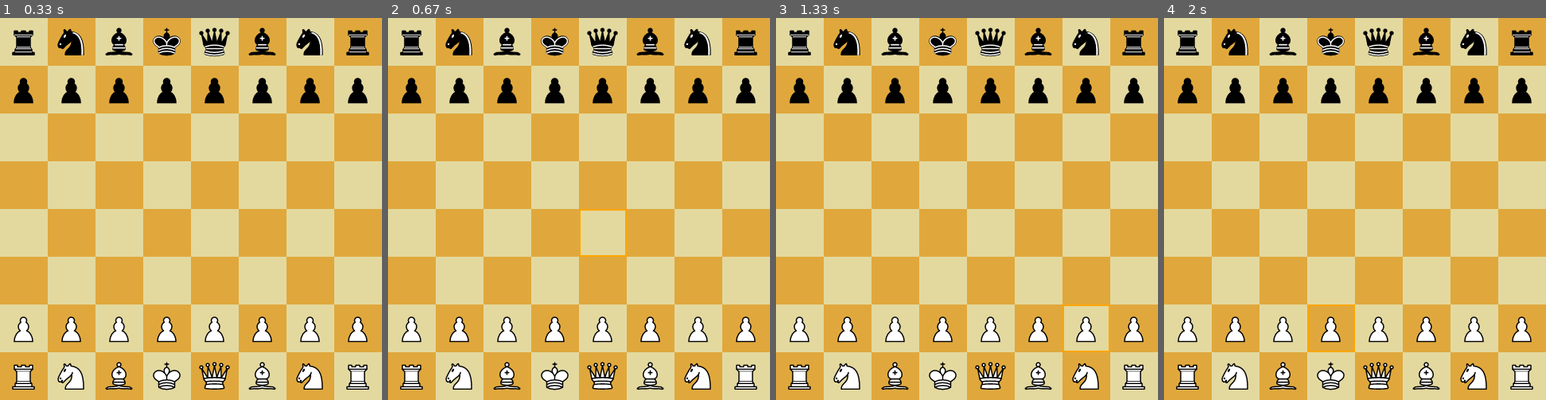
Above: before the commit, frames 1-4 (left to right).
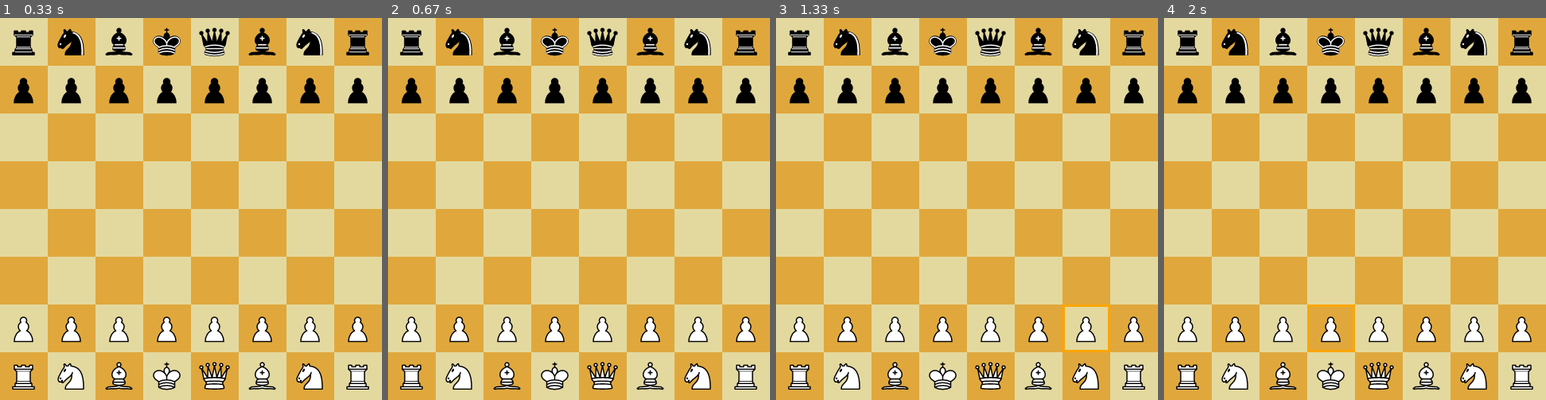
Above: after the commit, the same moments.

Repository: kvbo/pygame-chess
Game: pygame game, started from main.py
Same seed, same stepped clock (60 frames per second), same inputs: the game is played once before the commit and once after it.
Inputs (mouse positions are in pixels of both pictures, inside the frame that each line leads up to):
- Up to frame 1 (0.33 s): no input
- Up to frame 2 (0.67 s): click (579, 209) at 0.38 s
- Up to frame 3 (1.33 s): click (1104, 342) at 1.22 s
- Up to frame 4 (2 s): click (1255, 67) at 1.55 s; click (1335, 308) at 1.88 s

Frame 1 is identical in both runs. In frame 2, 0.2% of the frame differs, in the area x 50-63%, y 50-63%; in frame 3, 0.1%; in frame 4, 0.1%.

Commit message:
added sounds

Diff:
--- a/game.py
+++ b/game.py
@@ -1,9 +1,31 @@
 from piece import Pawn, King, Queen, Bishop, Rook, Knight
 from lib import constants, g_types
-from typing import List
+from typing import List, Dict
 import pygame
 from copy import copy
-from utils import warp, timing
+from utils import warp, timing, normalize
+import mixins
+
+
+class SFXMixin:
+  SFX: Dict[str, pygame.mixer.Sound | None ] = {}
+
+  def add_sound(self, name, fp):
+    try:
+      sound = pygame.mixer.Sound(fp)
+      self.SFX[name] = sound
+
+    except:
+      print(f"{fp}:  File not found")
+
+
+  def play_sound(self, name):
+    s = self.SFX.get(name, None)
+    if s:
+      s.play()
+
+  def remove_sound(self, name):
+    del self.SFX[name]
 
 
 class Square(pygame.Surface):
@@ -52,40 +74,35 @@
     # Copy necessary attributes
     new_square.rect = copy(self.rect)
     new_square.piece = self.piece.copy() if self.piece else None
-    new_square.color = self.color  # If color is immutable, no need for deep copy
-    new_square.highlight = self.highlight  # Same for highlight
-
-    # If needed, manually copy the surface content
+    new_square.color = self.color
+    new_square.highlight = self.highlight
+
     new_square.blit(self, (0, 0))
 
     return new_square
 
 
-class CopyBoardMixin:
-  def copy_board(self) -> List[List[Square]]:
-    copied_board = []
-    for row in self.board:
-      copied_row = []
-      for square in row:
-        # Deep copy each Square instance in the board
-        copied_square = square.copy()
-        copied_row.append(copied_square)
-      copied_board.append(copied_row)
-    return copied_board
-
-
-class Game(CopyBoardMixin):
+class Game(mixins.CopyBoardMixin, mixins.GameplayMixin, SFXMixin):
   def __init__(self, screen):
     self.screen = screen
     self.setup()
+
+    sounds: List[str] = [ "./assets/move.ogg", "./assets/illegal.wav", "./assets/capture.wav", "./assets/check.wav" ]
+
+    for i in sounds:
+      fp = i
+      name = i.split("/")[2][0:-4]
+      self.add_sound(name, fp)
+
 
   def setup(self):
     self.board: List[List[Square]] = []
     self.pre_action = None
     self.post_action = None
-    self._moves_count = 0
     self.promote_menu = None
     self.promote_at = None
+    self.turn = "white"
+    self._moves_count = 1
     self.selected = []
     self._king_tiles = {
       "white": None,
@@ -93,11 +110,11 @@
     }
 
     self.highlight_square = [0, 0]
-    self.should_highlight = False
+    self._should_highlight = False
     self.playing = []
 
     c = [constants.SQUARE_LIGHT, constants.SQUARE_DARK]
-    alpha = "A|B|C|D|E|F|G|H".split("|")
+    alpha = "a|b|c|d|e|f|g|h".split("|")
     numeric = "1|2|3|4|5|6|7|8".split("|")
 
     for i in range(0, 8):
@@ -109,25 +126,13 @@
       self.board.append(col)
       c.reverse()
 
-
-  def add_to_played(self, square):
-    if len(self.playing) == 0 and square.piece != None:
-      self.playing.append(square)
-
-    elif len(self.playing) == 1:
-      if square.piece != None and self.playing[0].piece.turn == square.piece.turn:
-        self.playing.clear()
-
-      self.playing.append(square)
-
-    else:
-      self.playing.clear()
-
-  def update(self):
-    if len(self.playing) > 1:
-      self.move_piece(*self.playing)
-      self.should_highlight = False
-      self.playing.clear()
+  @property
+  def should_highlight(self):
+    return self._should_highlight
+
+  @should_highlight.setter
+  def should_highlight(self, value):
+    self._should_highlight = value
 
   @property
   def king_tiles(self) -> dict:
@@ -140,11 +145,9 @@
 
     self._king_tiles[value.piece.turn] = value
 
-
-
   def promotion_page(self, tile):
     if self.promote_menu == None:
-      clr = "#E3D99F"
+      clr = constants.SQUARE_LIGHT
       surface = pygame.Surface((constants.SQUARE_WIDTH * 8, constants.SQUARE_HEIGHT * 8))
       surface.fill(clr)
 
@@ -176,6 +179,8 @@
 
 
   def draw(self) -> None:
+    self.update()
+
     if bool(self.promote_at):
       surface = self.promotion_page(self.promote_at)
       self.screen.blit(surface, [0, 0])
@@ -195,7 +200,7 @@
         self.screen,
         constants.SQUARE_SECONDARY_HIGHLIGHT,
         [self.highlight_square[0], self.highlight_square[1], constants.SQUARE_WIDTH, constants.SQUARE_HEIGHT],
-        2,
+        3
       )
 
   def get_square(self, x, y) -> Square | None:
@@ -204,14 +209,16 @@
 
     return self.board[x][y]
 
-
   @property
   def moves_count(self):
     return self._moves_count
 
   @moves_count.setter
   def moves_count(self, value):
-    self.turn = warp(self.moves_count ,2)
+    _ = ["white", "black"]
+
+    self.turn = _[ warp(self.moves_count, 2 )]
+    print(self.turn, self.moves_count, warp(self.moves_count, 2 ) )
     self._moves_count = value
 
   def init(self):
@@ -238,187 +245,24 @@
           self.king_tiles = s
 
 
-  def move_piece(self, obj_1, obj_2, **kwargs):
-    piece_to_remove = None
-
-    if obj_2.piece == None or obj_2.piece.turn != obj_1.piece.turn:
-      is_legal = False
-
-      for move in obj_1.piece.moves:
-        is_legal = move.check(obj_1, obj_2, game=self)
-
-        if is_legal:
-          print(f"{move}: {obj_1} to {obj_2}" )
-          break
-
-      if is_legal:
-        temp_board = self.copy_board()
-
-        piece_to_move   = obj_1.remove_piece()
-        piece_to_remove = obj_2.add_piece(piece_to_move)
-
-        if self.pre_action != None:
-          self.pre_action()
-          self.pre_action = None
-
-        # check if move exposes king of current player
-        turn = piece_to_move.turn
-        other = "white" if turn == "black" else "black"
-
-        if len(self.fchecker(self.king_tiles[turn])) > 0:
-          self.board = temp_board
-          self.print_board()
-          self.fchecker(self.king_tiles[turn])
-
-        else:
-          piece_to_move.num_of_moves += 1
-          self.moves_count += 1
-
-          if self.post_action != None:
-            self.post_action()
-            self.post_action = None
-
-          self.fchecker(self.king_tiles[other])
-
-    return piece_to_remove
-
-
-  def print_board(self):
-    string = ""
-    c = 0
-    while c < 8:
-      r = 0
-      while r < 8:
-        piece =  self.board[r][c].piece
-        if piece:
-          if piece.ptype == g_types.PieceType.KING:
-            self.king_tiles = self.board[r][c]
-          p = f" {piece.notation} "
-        else:
-          p = " - "
-        string += p
-        r += 1
-      string += "\n"
-      c += 1
-
-    print(string)
-
-
-  @timing
-  def fchecker(self, king_square: Square):
-    [ i.set_highlight(None) for k, i in self.king_tiles.items() ]
-
-    for i in self.selected:
-      i.set_highlight(None)
-
-    self.selected = []
-
-    def func(step_count, tuple_to_check , x = None, y = None, ):
-      cord  = (
-        x if x is not None and x >= 0 else king_square.x,
-        y if y is not None and y >= 0 else king_square.y
-      )
-      square = self.get_square(*cord)
-
-      if square.piece != None:
-        if square.piece.turn == king_square.piece.turn:
-          return True
-
-        elif square.piece.ptype not in tuple_to_check:
-          return True
-
-        if (step_count == 1 and square.piece.ptype in tuple_to_check[:2]) \
-          or square.piece.ptype in tuple_to_check[2:]:
-
-          self.selected.append(square)
-          return True
-
-      square.highlight = None
-      return False
-
-    track = [ False ] * 8
-
-    step_count = 1
-
-    straights = [g_types.PieceType.KING, g_types.PieceType.KING, g_types.PieceType.QUEEN, g_types.PieceType.ROOK ]
-    diagonals = [g_types.PieceType.PAWN, g_types.PieceType.KING, g_types.PieceType.QUEEN, g_types.PieceType.BISHOP ]
-
-    while False in track:
-      ypos = king_square.y + step_count
-      xpos = king_square.x + step_count
-      yneg = king_square.y - step_count
-      xneg = king_square.x - step_count
-
-      # straights
-      if not track[0] and ypos < 8:
-        track[0] = func(step_count, straights, y=ypos)
+  def poll(self, event: pygame.event.Event):
+    if event.type == pygame.KEYUP:
+      if event.key == pygame.K_r:
+        self.setup()
+        self.init()
+
+    if event.type == pygame.MOUSEBUTTONDOWN:
+      previously_highlighted_square = self.highlight_square
+      self.highlight_square = normalize(pygame.mouse.get_pos())
+
+
+      if previously_highlighted_square == self.highlight_square and self.should_highlight:
+        self.should_highlight = False
+
+      elif self.promote_at:
+
+        self.promote(normalize(pygame.mouse.get_pos(), to_pos=True))
+
       else:
-        track[0] = True
-
-      if not track[1] and yneg >= 0:
-        track[1] = func(step_count, straights, y=yneg)
-      else:
-        track[1] = True
-
-      if not track[2] and xpos < 8:
-        track[2] = func(step_count, straights, x=xpos)
-      else:
-        track[2] = True
-
-      if not track[3] and xneg >= 0:
-        track[3] = func(step_count, straights, x=xneg)
-      else:
-        track[3] = True
-
-
-      # diagonals
-      if not track[4] and ypos < 8 and xpos < 8:
-        track[4] = func(step_count, diagonals, x=xpos, y=ypos)
-      else:
-        track[4] = True
-
-      if not track[5] and yneg >= 0 and xneg >= 0:
-        track[5] = func(step_count, diagonals, x=xneg, y=yneg)
-      else:
-        track[5] = True
-
-      if not track[6] and xpos < 8 and yneg >= 0 :
-        track[6] = func(step_count, diagonals, x=xpos, y=yneg)
-      else:
-        track[6] = True
-
-      if not track[7] and xneg >= 0 and ypos < 8:
-        track[7] = func(step_count, diagonals, x=xneg, y=ypos)
-      else:
-        track[7] = True
-
-      step_count += 1
-
-    # check_knights
-    squares = [
-      [1, 2], [1, -2], [2, 1], [2, -1],
-      [-1, -2], [-1, 2], [-2, 1], [-2, -1]
-    ]
-
-    for cords in squares:
-      square = self.get_square(king_square.x + cords[0], king_square.y + cords[1])
-      if square is None :
-        continue
-
-      if square.piece == None:
-        square.highlight = None
-        continue
-
-      if square.piece.turn != king_square.piece.turn and square.piece.ptype == g_types.PieceType.KNIGHT:
-        self.selected.append(square)
-
-
-    for i in self.selected:
-      i.set_highlight(constants.SQUARE_HIGHLIGHT)
-
-      print("check at: ", i)
-
-    if len(self.selected):
-      king_square.set_highlight(constants.SQUARE_HIGHLIGHT)
-
-    return self.selected
+        square = self.get_square(*normalize(pygame.mouse.get_pos(), to_pos=True))
+        self.add_to_played(square)
--- a/lib/piece.py
+++ b/lib/piece.py
@@ -44,7 +44,7 @@
     new_piece.rect = new_piece.surface.get_rect()
     new_piece.notation =  self.notation
 
-    if self.ptype == "PAWN":
+    if self.ptype == g_types.PieceType.PAWN:
       new_piece.enpassantable = self.enpassantable
       new_piece.snapshot = self.snapshot
 
--- a/main.py
+++ b/main.py
@@ -2,20 +2,9 @@
 from lib.g_types import Pos
 from lib import constants
 from typing import List, Tuple
-from game import Game, Square
-import math
+from game import Game
 import pygame
 
-
-def normalize(pos: Tuple, to_pos=False):
-  left = math.floor(pos[0] / constants.SQUARE_WIDTH)
-  top =math.floor(pos[1] / constants.SQUARE_HEIGHT)
-
-  if not to_pos:
-    left *= constants.SQUARE_WIDTH
-    top *= constants.SQUARE_HEIGHT
-
-  return (left, top)
 
 playing = []
 
@@ -35,31 +24,10 @@
       if event.type == pygame.QUIT:
         running = False
 
-      if event.type == pygame.KEYUP:
-        if event.key == pygame.K_r:
-          game.setup()
-          game.init()
+      game.poll(event)
 
-      if event.type == pygame.MOUSEBUTTONDOWN:
-        previously_highlighted_square = game.highlight_square
-        game.highlight_square = normalize(pygame.mouse.get_pos())
-
-        if previously_highlighted_square == game.highlight_square and game.should_highlight:
-          game.should_highlight = False
-
-        elif game.promote_at:
-          game.promote(normalize(pygame.mouse.get_pos(), to_pos=True))
-        else:
-          game.should_highlight = True
-
-          square = game.get_square(*normalize(pygame.mouse.get_pos(), to_pos=True))
-          game.add_to_played(square)
-
-    game.update()
     game.draw()
-
     pygame.display.flip()
-
     clock.tick(60)
 
   pygame.quit()
--- /dev/null
+++ b/mixins.py
@@ -0,0 +1,245 @@
+from lib import g_types, constants
+
+
+class CopyBoardMixin:
+  def copy_board(self):
+    copied_board = []
+    for row in self.board:
+      copied_row = []
+      for square in row:
+        # Deep copy each Square instance in the board
+        copied_square = square.copy()
+        copied_row.append(copied_square)
+      copied_board.append(copied_row)
+    return copied_board
+
+
+class GameplayMixin:
+  def move_piece(self, obj_1, obj_2, **kwargs):
+    piece_to_remove = None
+
+    if obj_2.piece == None or obj_2.piece.turn != obj_1.piece.turn:
+      is_legal = False
+
+      for move in obj_1.piece.moves:
+        is_legal = move.check(obj_1, obj_2, game=self)
+
+        if is_legal:
+          print(f"{move}: {obj_1} to {obj_2}" )
+          break
+
+      if is_legal:
+        temp_board = self.copy_board()
+
+        piece_to_move   = obj_1.remove_piece()
+        piece_to_remove = obj_2.add_piece(piece_to_move)
+
+        if self.pre_action != None:
+          self.pre_action()
+          self.pre_action = None
+
+        # check if move exposes king of current player
+        turn = piece_to_move.turn
+        other = "white" if turn == "black" else "black"
+
+        if len(self.fchecker(self.king_tiles[turn])) > 0:
+          self.board = temp_board
+          self.print_board()
+          # self.fchecker(self.king_tiles[turn])
+
+          self.play_sound("illegal")
+
+        else:
+          piece_to_move.num_of_moves += 1
+          self.moves_count = self.moves_count + 1
+
+          if self.post_action != None:
+            self.post_action()
+            self.post_action = None
+
+          self.play_sound("capture") if piece_to_remove else self.play_sound("move")
+
+          if len(self.fchecker(self.king_tiles[other])):
+            self.play_sound("check")
+
+    return piece_to_remove
+
+
+  def add_to_played(self, square):
+    self.should_highlight = True
+
+    if len(self.playing) == 0 :
+      if square.piece != None and square.piece.turn == self.turn:
+        self.playing.append(square)
+
+        return
+
+      self.should_highlight = False
+      self.playing.clear()
+
+
+    elif len(self.playing) == 1:
+      if square.piece != None and self.playing[0].piece.turn == square.piece.turn:
+        self.playing.clear()
+
+      self.playing.append(square)
+      return
+
+    self.playing.clear()
+
+
+  def update(self):
+    if len(self.playing) > 1:
+      self.move_piece(*self.playing)
+      self.should_highlight = False
+      self.playing.clear()
+
+
+  def print_board(self):
+    string = ""
+    c = 0
+    while c < 8:
+      r = 0
+      while r < 8:
+        piece =  self.board[r][c].piece
+        if piece:
+          if piece.ptype == g_types.PieceType.KING:
+            self.king_tiles = self.board[r][c]
+          p = f" {piece.notation} "
+        else:
+          p = " - "
+        string += p
+        r += 1
+      string += "\n"
+      c += 1
+
+    print(string)
+
+
+  def fchecker(self, king_square):
+    [ i.set_highlight(None) for k, i in self.king_tiles.items() ]
+
+    for i in self.selected:
+      i.set_highlight(None)
+
+    self.selected = []
+
+    def func(step_count, tuple_to_check , x = None, y = None, ):
+      cord  = (
+        x if x is not None and x >= 0 else king_square.x,
+        y if y is not None and y >= 0 else king_square.y
+      )
+      square = self.get_square(*cord)
+      square.highlight = None
+
+      if square.piece != None:
+        if square.piece.turn == king_square.piece.turn:
+          return True
+
+        elif square.piece.ptype not in tuple_to_check:
+          return True
+
+        if step_count == 1 and square.piece.ptype in tuple_to_check[:2]:
+          if square.piece.ptype == g_types.PieceType.PAWN:
+
+            dir = -1 if square.piece.turn == "black" else 1
+            if king_square.y - square.y != dir:
+              self.selected.append(square)
+              return True
+
+          else:
+            self.selected.append(square)
+          return True
+
+        if square.piece.ptype in tuple_to_check[2:]:
+          self.selected.append(square)
+          return True
+
+      return False
+
+    track = [ False ] * 8
+
+    step_count = 1
+
+    straights = [g_types.PieceType.KING, g_types.PieceType.KING, g_types.PieceType.QUEEN, g_types.PieceType.ROOK ]
+    diagonals = [g_types.PieceType.PAWN, g_types.PieceType.KING, g_types.PieceType.QUEEN, g_types.PieceType.BISHOP ]
+
+    while False in track:
+      ypos = king_square.y + step_count
+      xpos = king_square.x + step_count
+      yneg = king_square.y - step_count
+      xneg = king_square.x - step_count
+
+      # straights
+      if not track[0] and ypos < 8:
+        track[0] = func(step_count, straights, y=ypos)
+      else:
+        track[0] = True
+
+      if not track[1] and yneg >= 0:
+        track[1] = func(step_count, straights, y=yneg)
+      else:
+        track[1] = True
+
+      if not track[2] and xpos < 8:
+        track[2] = func(step_count, straights, x=xpos)
+      else:
+        track[2] = True
+
+      if not track[3] and xneg >= 0:
+        track[3] = func(step_count, straights, x=xneg)
+      else:
+        track[3] = True
+
+
+      # diagonals
+      if not track[4] and ypos < 8 and xpos < 8:
+        track[4] = func(step_count, diagonals, x=xpos, y=ypos)
+      else:
+        track[4] = True
+
+      if not track[5] and yneg >= 0 and xneg >= 0:
+        track[5] = func(step_count, diagonals, x=xneg, y=yneg)
+      else:
+        track[5] = True
+
+      if not track[6] and xpos < 8 and yneg >= 0 :
+        track[6] = func(step_count, diagonals, x=xpos, y=yneg)
+      else:
+        track[6] = True
+
+      if not track[7] and xneg >= 0 and ypos < 8:
+        track[7] = func(step_count, diagonals, x=xneg, y=ypos)
+      else:
+        track[7] = True
+
+      step_count += 1
+
+    # check_knights
+    squares = [
+      [1, 2], [1, -2], [2, 1], [2, -1],
+      [-1, -2], [-1, 2], [-2, 1], [-2, -1]
+    ]
+
+    for cords in squares:
+      square = self.get_square(king_square.x + cords[0], king_square.y + cords[1])
+      if square is None :
+        continue
+
+      if square.piece == None:
+        square.highlight = None
+        continue
+
+      if square.piece.turn != king_square.piece.turn and square.piece.ptype == g_types.PieceType.KNIGHT:
+        self.selected.append(square)
+
+
+    for i in self.selected:
+      i.set_highlight(constants.SQUARE_HIGHLIGHT)
+
+      print("check at: ", i)
+
+    if len(self.selected):
+      king_square.set_highlight(constants.SQUARE_HIGHLIGHT)
+
+    return self.selected
--- a/moves.py
+++ b/moves.py
@@ -93,7 +93,7 @@
       and new_tile.piece == None \
       and tile.piece \
       and tile.piece.ptype == g_types.PieceType.PAWN \
-      and tile.piece.enpassantable\
+      and tile.piece.enpassantable \
       and tile.piece.snapshot == kwargs["game"].moves_count:
 
       kwargs["game"].post_action = lambda: PawnEnpassantCapture.remove_captured(tile)
--- a/piece.py
+++ b/piece.py
@@ -12,6 +12,7 @@
     self.enpassantable = False
     self.snapshot = None
     self.notation = "p"
+
     super().__init__(g_types.PieceType.PAWN, f"./assets/Chess_p{ext[turn]}45.svg", [
       PawnBasic,
       PawnLeap,
--- a/utils.py
+++ b/utils.py
@@ -1,5 +1,9 @@
 from functools import wraps
 from time import time
+from typing import List, Tuple
+import math
+from lib import constants
+
 
 def warp(val, max_len):
   if val < max_len:
@@ -17,3 +21,14 @@
       (f.__name__, te-ts))
     return result
   return wrap
+
+
+def normalize(pos: Tuple, to_pos=False):
+  left = math.floor(pos[0] / constants.SQUARE_WIDTH)
+  top =math.floor(pos[1] / constants.SQUARE_HEIGHT)
+
+  if not to_pos:
+    left *= constants.SQUARE_WIDTH
+    top *= constants.SQUARE_HEIGHT
+
+  return (left, top)
Not shown, added: assets/capture.wav
Not shown, added: assets/check.wav
Not shown, added: assets/illegal.wav
Not shown, added: assets/move.ogg
